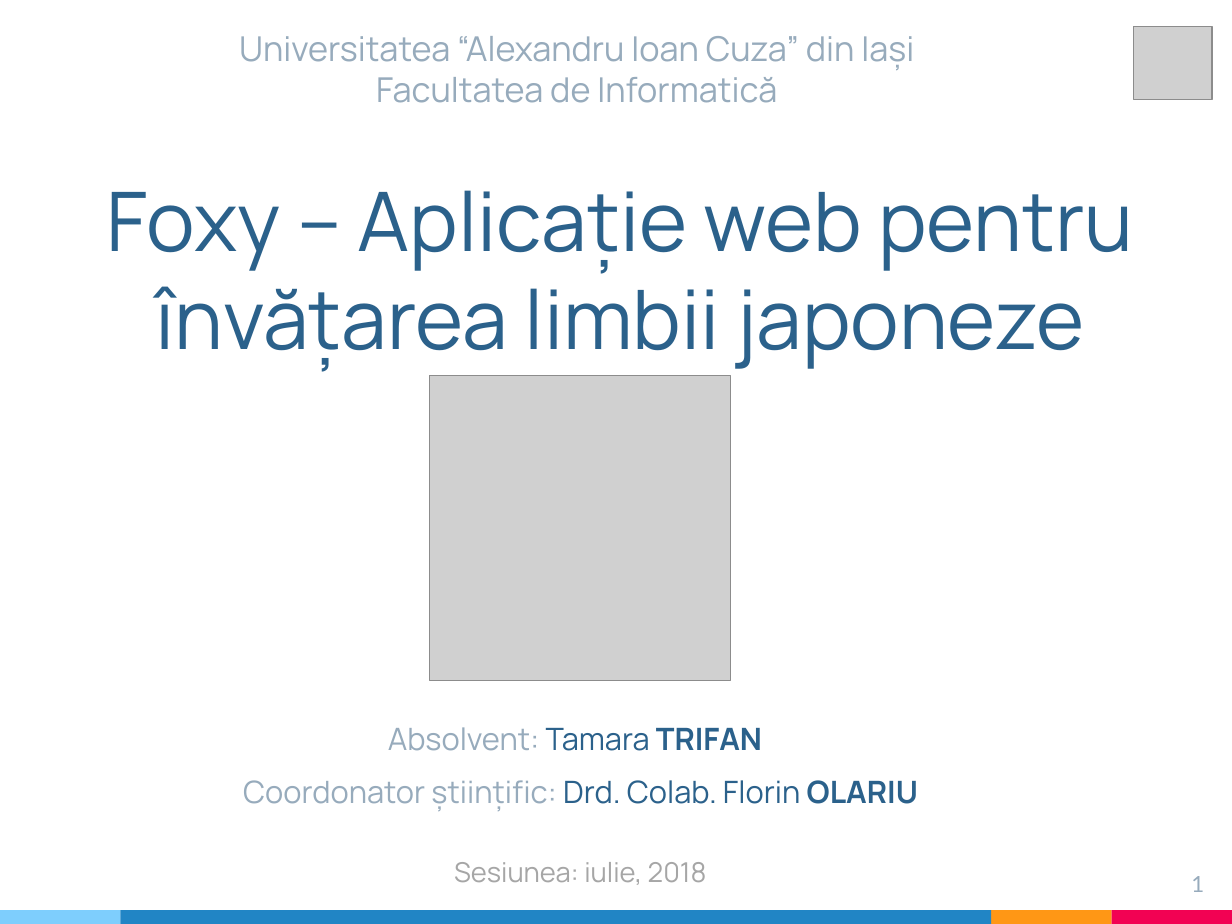
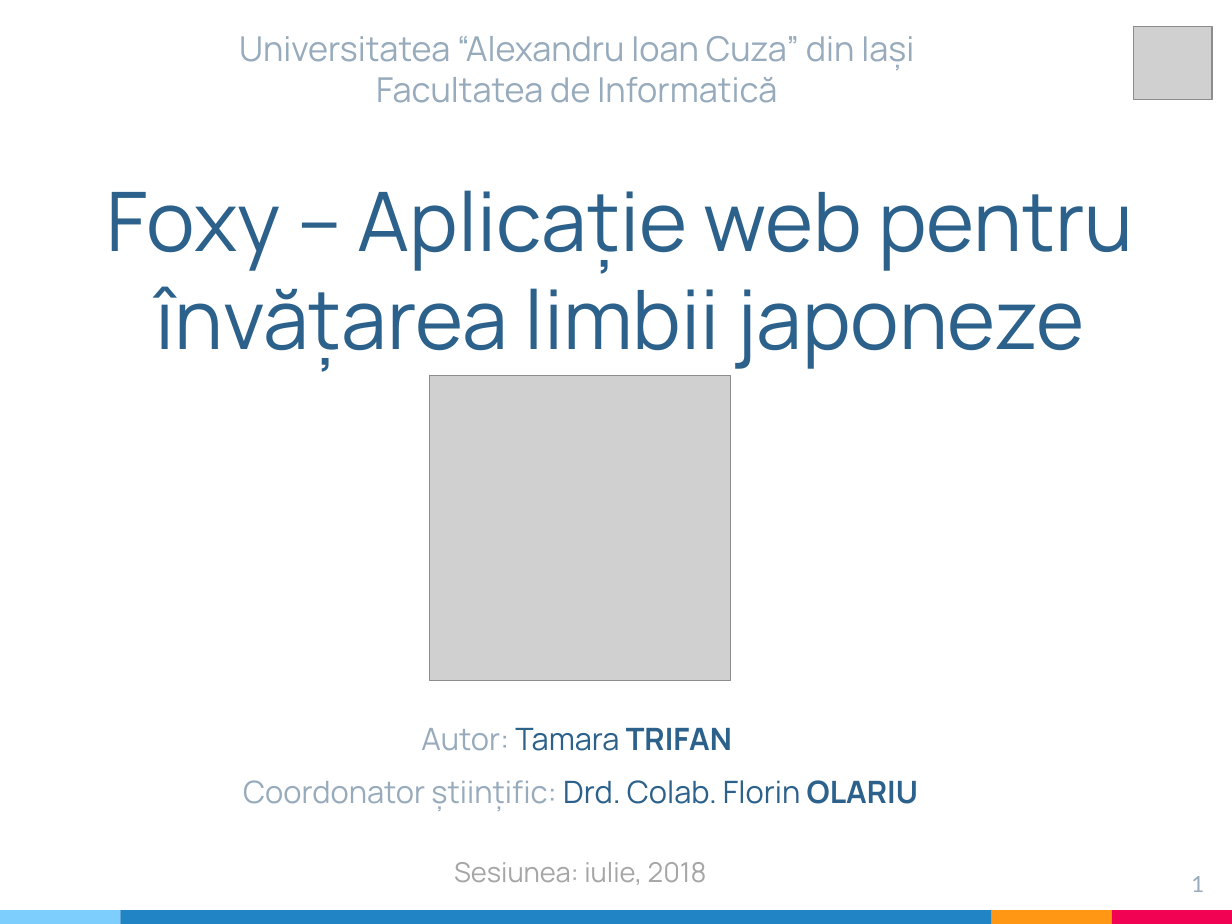
Before and after one commit to TrifanTamara/Foxy, a slide deck: slide 1 of Documentation/Prezentare.pptx. Drawn at 1232x924 pixels with LibreOffice and Linux fonts; fonts in the diff are those of the drawing; grey boxes stand for pictures. Boxes give left, top, right and bottom in pixels: in the first picture for what was removed or moved away, otherwise in the second. Text is boxed around its words. In the diff, an @@ line names an element or a change of style, - is before the commit and + after.

```diff
--- a/Documentation/Prezentare.pptx
+++ b/Documentation/Prezentare.pptx
@@ text at [421, 728, 732, 751]: text changed @@
-Absolvent: Tamara TRIFAN
+Autor: Tamara TRIFAN
```
Also in this commit, not shown: 31 other files.
